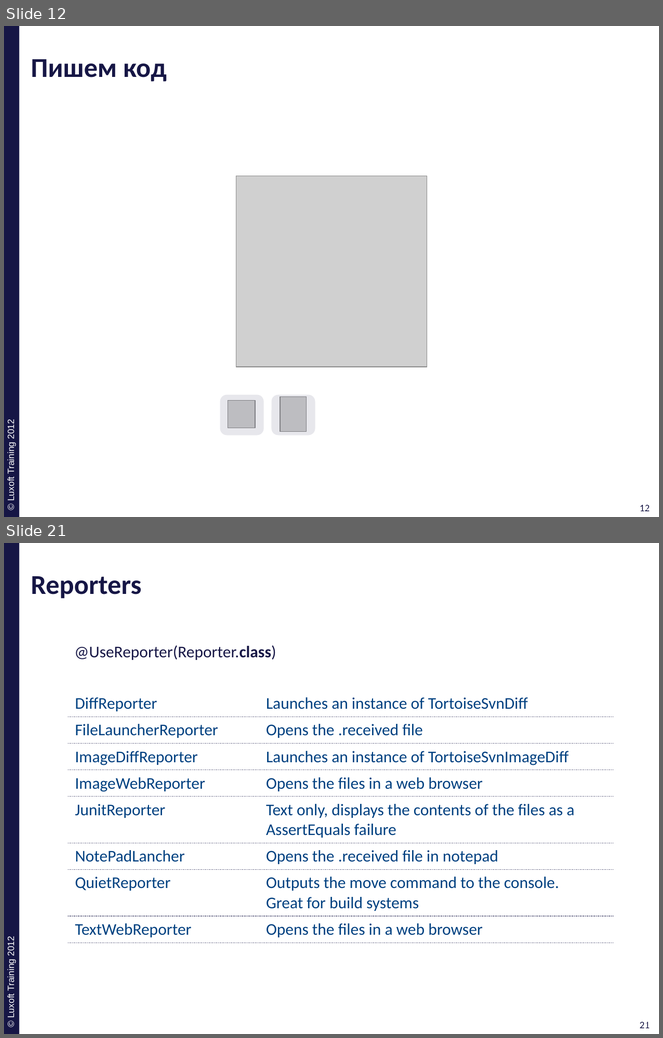
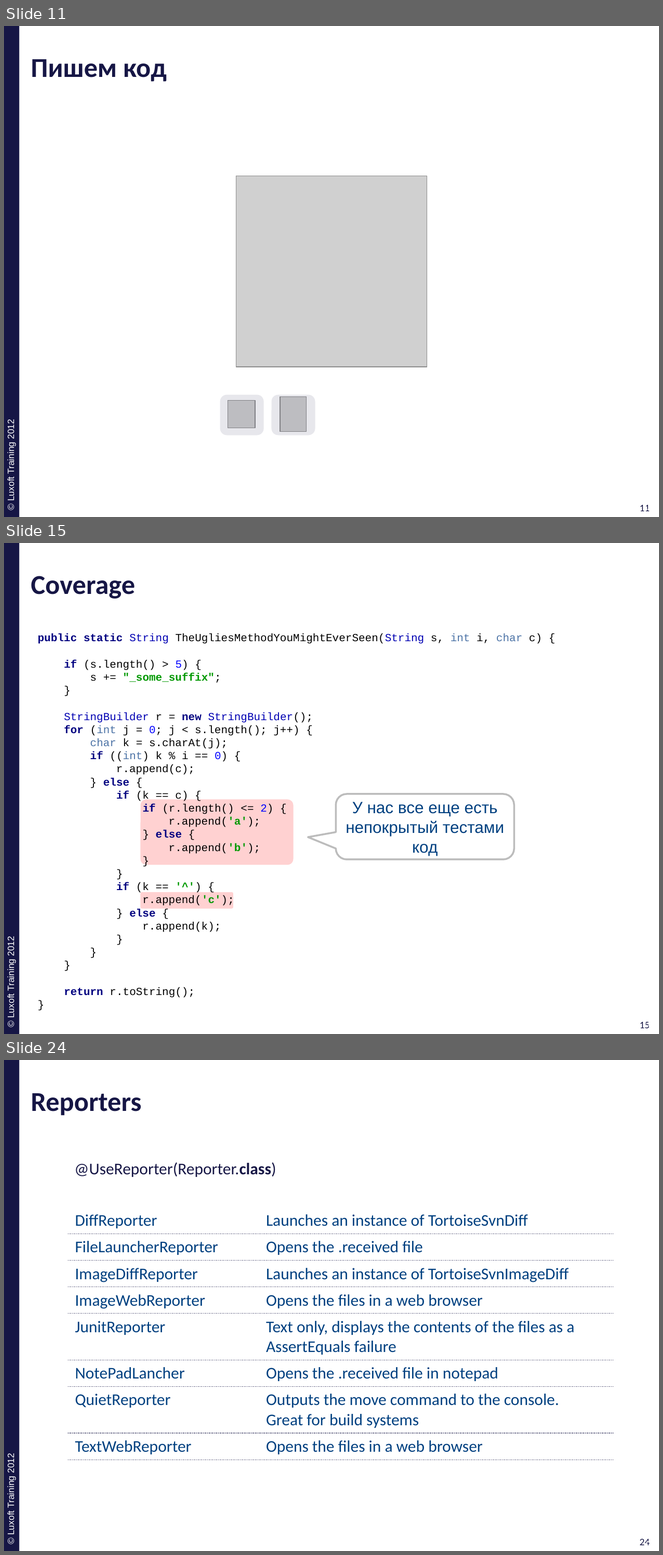
Before and after one commit to ivan-dyachenko/Trainings, a slide deck: Test Driven Development/materials/pptx/10. TDD-Approval.pptx. Shown one above the other, each under a label of ours: slides 12 and 21 before the commit, slides 11, 15 and 24 after it; the slides between them are not shown. The pictures are 663x1038 and 663x1555 pixels, drawn with LibreOffice and Linux fonts; fonts in the diff are those of the drawing; grey boxes stand for pictures; background and template pictures are left out. Boxes give left, top, right and bottom in pixels: in the first picture for what was removed or moved away, otherwise in the second. Text is boxed around its words. In the diff, an @@ line names an element or a change of style, - is before the commit and + after.

```diff
--- a/Test Driven Development/materials/pptx/10. TDD-Approval.pptx
+++ b/Test Driven Development/materials/pptx/10. TDD-Approval.pptx
@@ slide 15 added at (4,543,659,1034), background #FFFFFF; not listed: 4 template elements that a slide beside it also shows @@
@@ title added at (31,576,136,599), 30 pt, text #161645, bold @@
+Coverage
@@ text added at (38,634,542,998), 12 pt, text #000000 @@
+public static String TheUgliesMethodYouMightEverSeen(String s, int i, char c) {
+if (s.length() > 5) {
+s += "_some_suffix";
+}
+StringBuilder r = new StringBuilder();
+for (int j = 0; j < s.length(); j++) {
+char k = s.charAt(j);
+if ((int) k % i == 0) {
+r.append(c);
+} else {
+if (k == c) {
+if (r.length() <= 2) {
+r.append('a');
+} else {
+r.append('b');
+}
+}
+if (k == '^') {
+r.append('c');
+} else {
+r.append(k);
+}
+}
+}
+return r.toString();
+}
@@ rounded rectangle added at (140,800,293,865), fill #FF0000 at 18% opacity @@
@@ rounded speech box added at (336,794,515,860), fill #FFFFFF, outline #BDBDBD 2 pt, 18 pt, text #004080 @@
+У нас все еще есть непокрытый тестами код
@@ rounded rectangle added at (140,892,233,909), fill #FF0000 at 18% opacity @@
@@ what was slide 12 is now slide 11 @@
@@ page number at (640,505,650,512): text changed @@
-12
+11
@@ page number at (644,505,653,512): text changed @@
-12
+11
@@ what was slide 21 is now slide 24 @@
@@ page number at (640,1539,650,1546): text changed @@
-21
+24
@@ page number at (643,1539,653,1546): text changed @@
-21
+24
```
Also in this commit, not shown: 7 slides changed, 6 other slides added, 4 slides removed, 13 other files.
